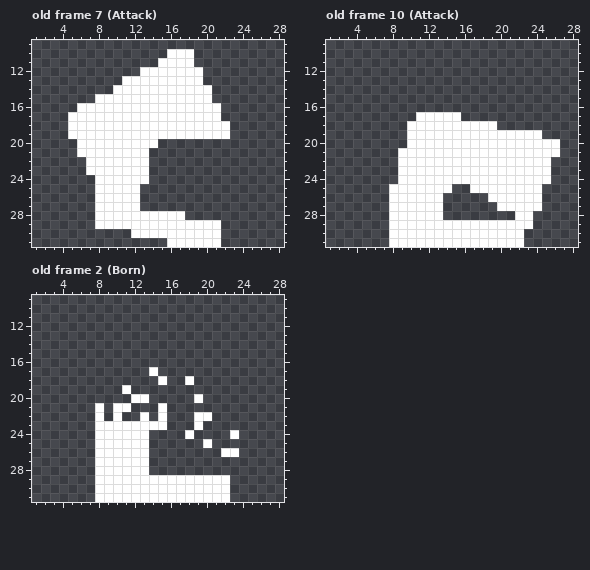
File history of a pixel-art file, Assets/Sprites/FamiliarDog.aseprite. Above is the file before it was changed.
32x32 pixels, 10 frames. Shown: old frame 7 (Attack): x 1..28, y 9..31; old frame 10 (Attack): x 1..28, y 9..31; old frame 2 (Born): x 1..28, y 9..31. The commit also changed other frames, which this record leaves out.
New version:
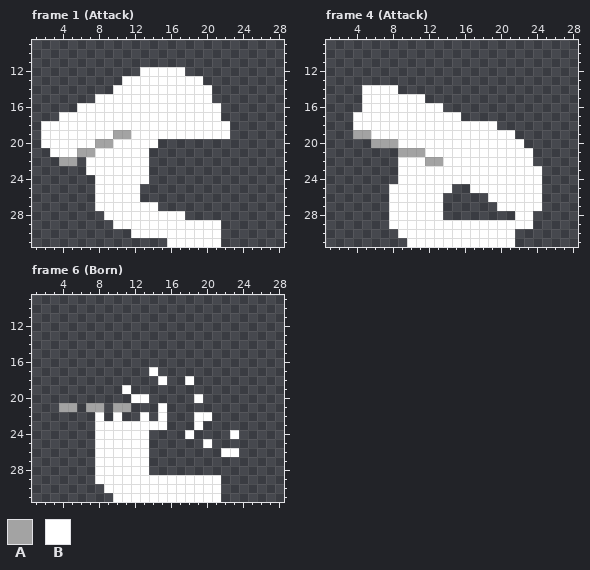
Palette (. is transparent): A #a3a3a3  B #ffffff
A new or re-ordered frame is compared with the old frame closest to it.
Difference:
{"change": "frames re-ordered"}
{"where": "frame 1 (Attack) against old frame 7 (Attack)"}
{"frame":1,"y":10,"x":16,"old":"BBB","new":"..."}
{"frame":1,"y":11,"x":15,"old":"BBBB","new":"...."}
{"frame":1,"y":12,"x":18,"old":"BB","new":".."}
{"frame":1,"y":17,"x":4,"old":".","new":"B"}
{"frame":1,"y":18,"x":2,"old":"...","new":"BBB"}
{"frame":1,"y":19,"x":2,"old":"...","new":"BBB"}
{"frame":1,"y":19,"x":10,"old":"BB","new":"AA"}
{"frame":1,"y":20,"x":2,"old":"....","new":"BBBB"}
{"frame":1,"y":20,"x":8,"old":"BB","new":"AA"}
{"frame":1,"y":21,"x":3,"old":"...BB","new":"BBBAA"}
{"frame":1,"y":22,"x":4,"old":"..","new":"AA"}
{"frame":1,"y":27,"x":13,"old":"..","new":"BB"}
{"frame":1,"y":28,"x":8,"old":"B","new":"."}
{"frame":1,"y":29,"x":8,"old":"BB","new":".."}
{"where": "frame 4 (Attack) against old frame 10 (Attack)"}
{"frame":4,"y":14,"x":5,"old":"....","new":"BBBB"}
{"frame":4,"y":15,"x":5,"old":".......","new":"BBBBBBB"}
{"frame":4,"y":16,"x":5,"old":".........","new":"BBBBBBBBB"}
{"frame":4,"y":17,"x":4,"old":".......","new":"BBBBBBB"}
{"frame":4,"y":18,"x":4,"old":"......","new":"BBBBBB"}
{"frame":4,"y":19,"x":4,"old":"......","new":"AABBBB"}
{"frame":4,"y":19,"x":22,"old":"BBB","new":"..."}
{"frame":4,"y":20,"x":6,"old":"....","new":"AAAB"}
{"frame":4,"y":20,"x":23,"old":"BBBB","new":"...."}
{"frame":4,"y":21,"x":9,"old":"BBB","new":"AAA"}
{"frame":4,"y":21,"x":24,"old":"BBB","new":"..."}
{"frame":4,"y":22,"x":12,"old":"BB","new":"AA"}
{"frame":4,"y":22,"x":24,"old":"BB","new":".."}
{"frame":4,"y":23,"x":25,"old":"B","new":"."}
{"frame":4,"y":24,"x":25,"old":"B","new":"."}
{"frame":4,"y":30,"x":8,"old":"B","new":"."}
{"frame":4,"y":30,"x":22,"old":"B","new":"."}
{"frame":4,"y":31,"x":8,"old":"BB","new":".."}
{"frame":4,"y":31,"x":22,"old":"B","new":"."}
{"where": "frame 6 (Born) against old frame 2 (Born)"}
{"frame":6,"y":21,"x":4,"old":"..","new":"AA"}
{"frame":6,"y":21,"x":7,"old":".B","new":"AA"}
{"frame":6,"y":21,"x":10,"old":"BB","new":"AA"}
{"frame":6,"y":29,"x":22,"old":"B","new":"."}
{"frame":6,"y":30,"x":8,"old":"B","new":"."}
{"frame":6,"y":30,"x":22,"old":"B","new":"."}
{"frame":6,"y":31,"x":8,"old":"BB","new":".."}
{"frame":6,"y":31,"x":22,"old":"B","new":"."}
